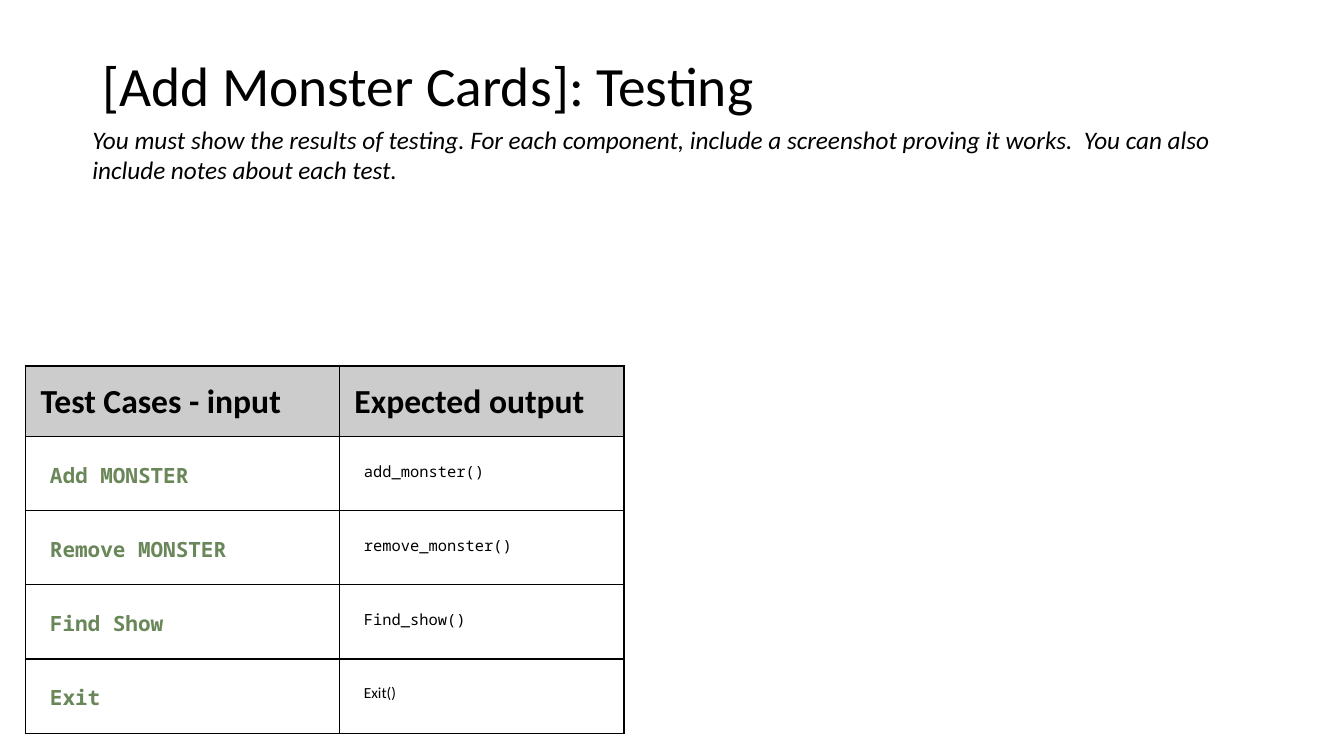
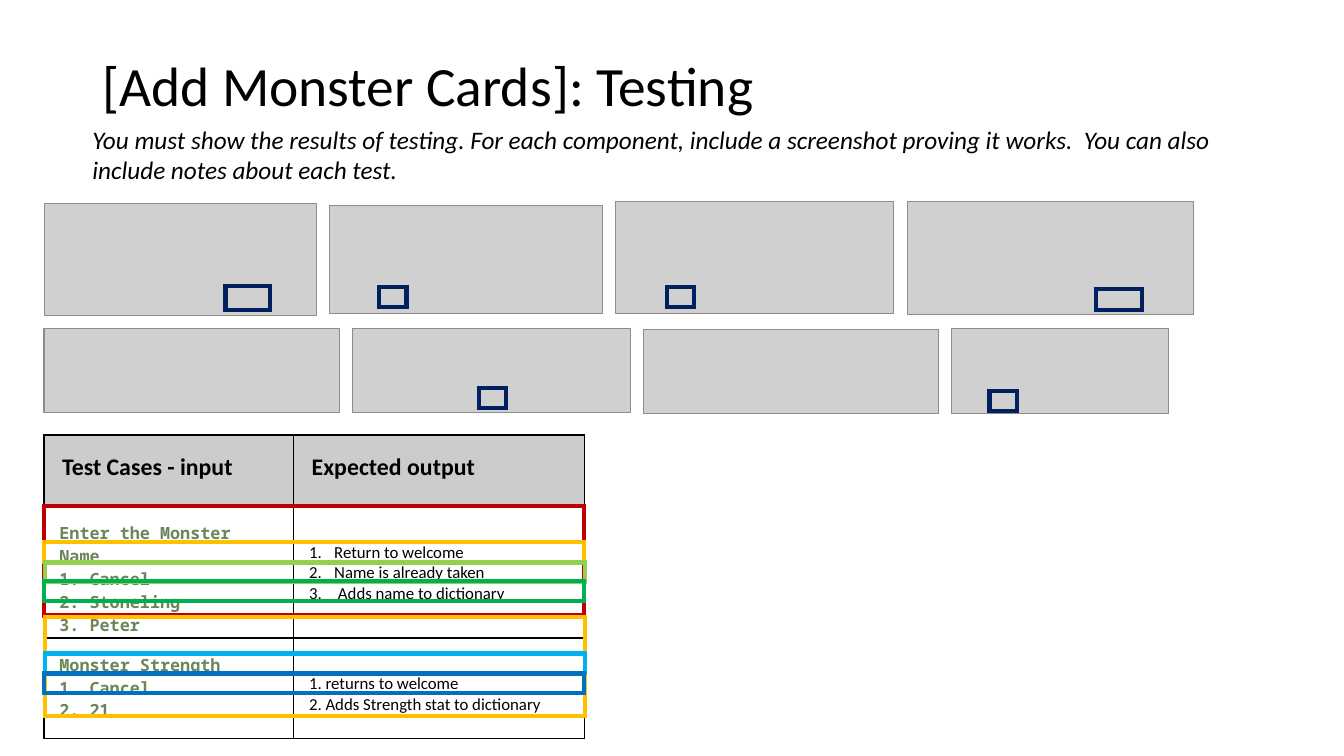
Before and after one commit to peter123321123321/Monster-Cards-Internal, a slide deck: slide 12 of 2.7 and 2.8 Documentation Template.pptx. Drawn at 1344x756 pixels with LibreOffice and Linux fonts; fonts in the diff are those of the drawing; grey boxes stand for pictures. Boxes give left, top, right and bottom in pixels: in the first picture for what was removed or moved away, otherwise in the second. Text is boxed around its words. In the diff, an @@ line names an element or a change of style, - is before the commit and + after.

```diff
--- a/2.7 and 2.8 Documentation Template.pptx
+++ b/2.7 and 2.8 Documentation Template.pptx
@@ picture added at <box>44,204,317,316</box> @@
@@ picture added at <box>330,206,602,315</box> @@
@@ picture added at <box>616,202,894,314</box> @@
@@ picture added at <box>907,202,1194,314</box> @@
@@ rectangle added at <box>226,285,270,310</box>, outline #002060 3 pt @@
@@ rectangle added at <box>379,287,406,308</box>, outline #002060 3 pt @@
@@ rectangle added at <box>667,287,695,308</box>, outline #002060 3 pt @@
@@ rectangle added at <box>1096,289,1142,311</box>, outline #002060 3 pt @@
@@ picture added at <box>44,329,340,412</box> @@
@@ picture added at <box>353,329,631,412</box> @@
@@ picture added at <box>952,329,1169,413</box> @@
@@ picture added at <box>643,330,939,412</box> @@
@@ table removed at <box>25,366,623,733</box>, 5 rows, 2 columns @@
-Test Cases - input | Expected output
-Add MONSTER | add_monster()
-Remove MONSTER | remove_monster()
-Find Show | Find_show()
-Exit | Exit()
@@ rectangle added at <box>479,388,506,408</box>, outline #002060 3 pt @@
@@ rectangle added at <box>990,391,1017,411</box>, outline #002060 3 pt @@
@@ table added at <box>44,436,585,722</box>, 3 rows, 2 columns @@
+Test Cases - input | Expected output
+Enter the Monster Name / 1. Cancel / 2. Stoneling / 3. Peter | Return to welcome / Name is already taken / Adds name to dictionary
+Monster Strength / 1. Cancel / 2. 21 | 1. returns to welcome 2. Adds Strength stat to dictionary
@@ rectangle added at <box>44,506,585,616</box>, outline #C00000 3 pt @@
@@ rectangle added at <box>44,542,585,563</box>, outline #FFC000 3 pt @@
@@ rectangle added at <box>44,563,585,583</box>, outline #92D050 3 pt @@
@@ rectangle added at <box>44,582,585,602</box>, outline #00B050 3 pt @@
@@ rectangle added at <box>44,617,585,717</box>, outline #FFC000 3 pt @@
@@ rectangle added at <box>44,653,585,674</box>, outline #00B0F0 3 pt @@
@@ rectangle added at <box>44,674,585,694</box>, outline #0070C0 3 pt @@
```
Also in this commit, not shown: 8 other slides changed, 17 slides added.
